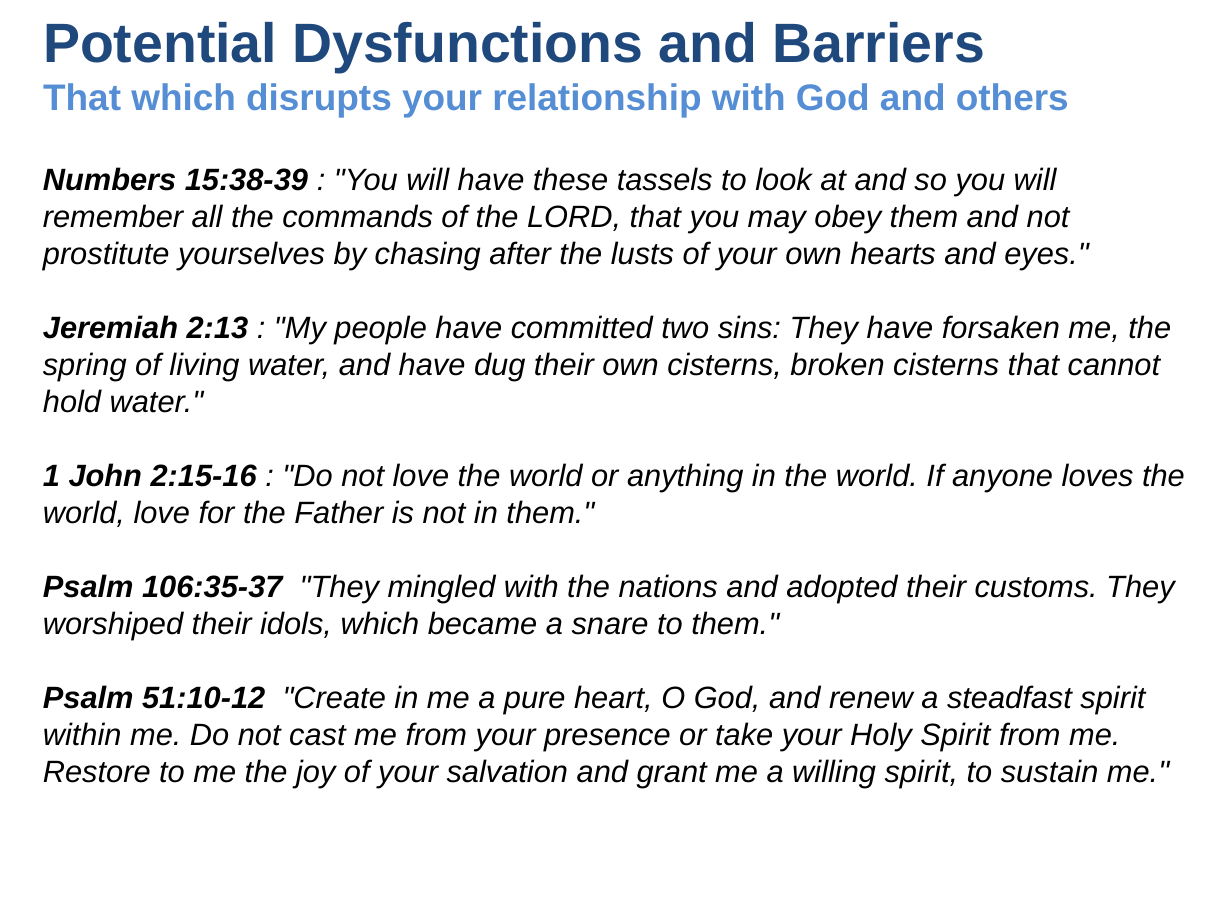
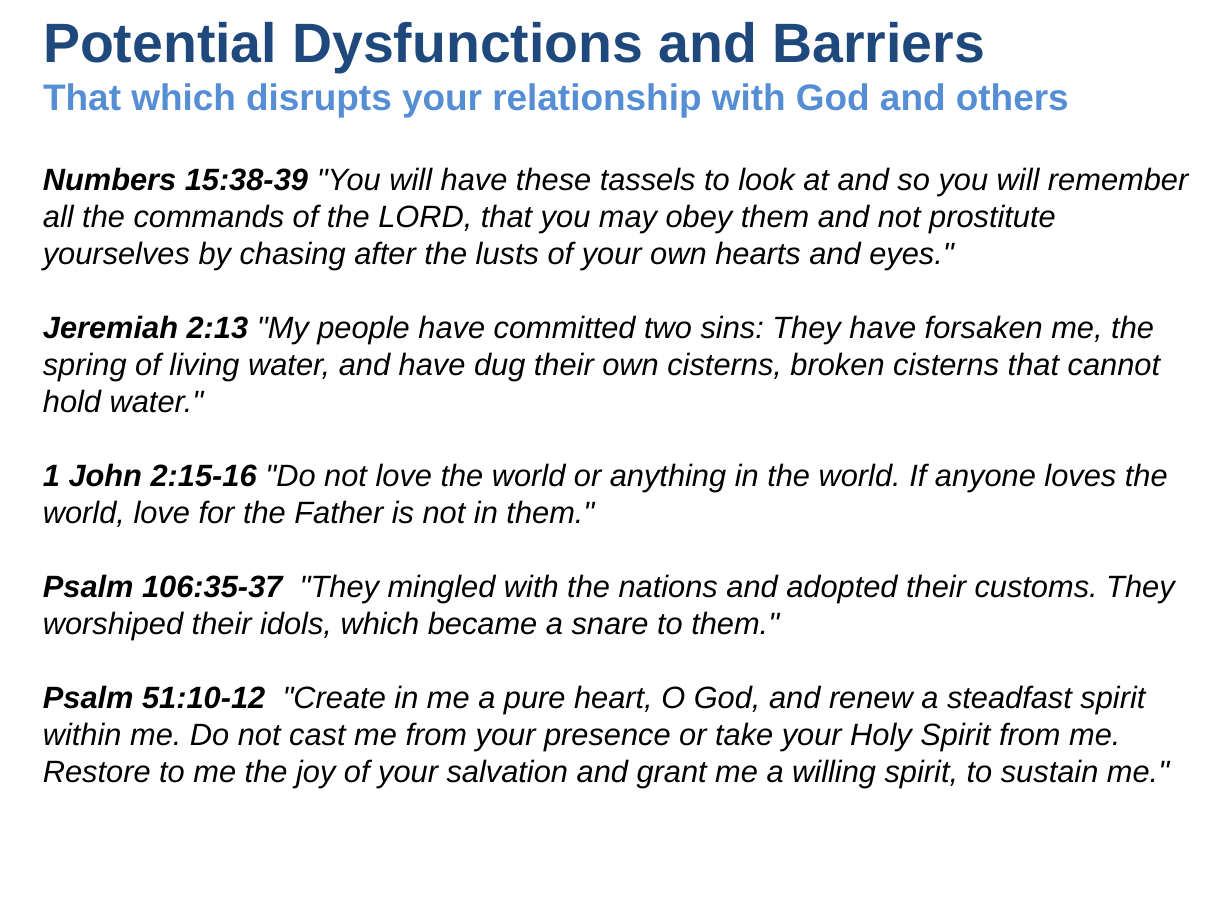
Before and after one commit to UsefulEngines/EvangelismPublic, a slide deck: slide 10 of 2024-Q4/2024-12-01/2024-12-01-Psalms.pptx (slide 8 before the commit). Drawn at 1232x924 pixels with LibreOffice and Linux fonts; fonts in the diff are those of the drawing. Boxes give left, top, right and bottom in pixels: in the first picture for what was removed or moved away, otherwise in the second. Text is boxed around its words. In the diff, an @@ line names an element or a change of style, - is before the commit and + after.

```diff
--- a/2024-Q4/2024-12-01/2024-12-01-Psalms.pptx
+++ b/2024-Q4/2024-12-01/2024-12-01-Psalms.pptx
@@ text at [43, 167, 1188, 527]: text changed @@
-Numbers 15:38-39 : "You will have these tassels to look at and so you will remember all the commands of the LORD, that you may obey them and not prostitute yourselves by chasing after the lusts of your own hearts and eyes."
-Jeremiah 2:13 : "My people have committed two sins: They have forsaken me, the spring of living water, and have dug their own cisterns, broken cisterns that cannot hold water."
-1 John 2:15-16 : "Do not love the world or anything in the world. If anyone loves the world, love for the Father is not in them."
+Numbers 15:38-39 "You will have these tassels to look at and so you will remember all the commands of the LORD, that you may obey them and not prostitute yourselves by chasing after the lusts of your own hearts and eyes."
+Jeremiah 2:13 "My people have committed two sins: They have forsaken me, the spring of living water, and have dug their own cisterns, broken cisterns that cannot hold water."
+1 John 2:15-16 "Do not love the world or anything in the world. If anyone loves the world, love for the Father is not in them."
```
Also in this commit, not shown: 1 other slide changed, 4 slides added, 2 other files.
